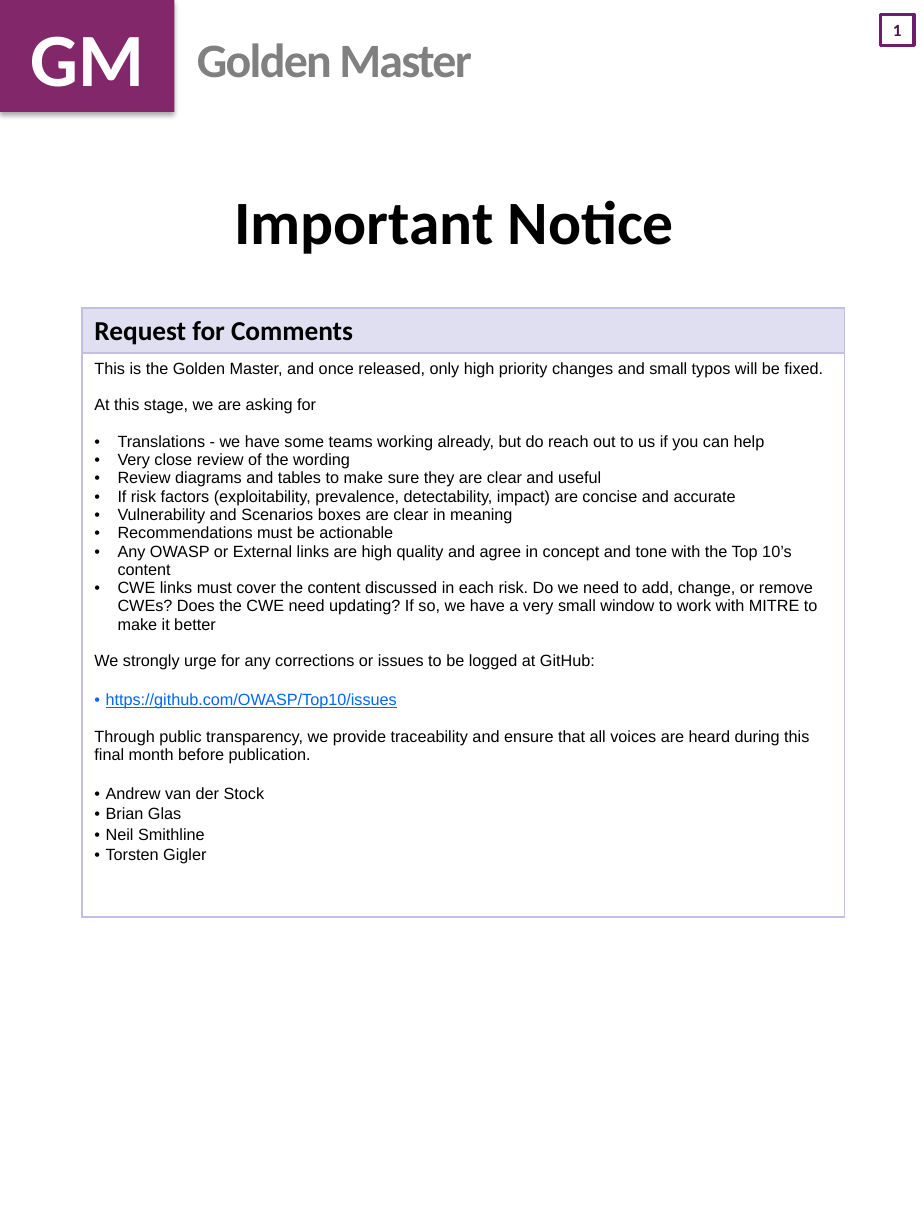
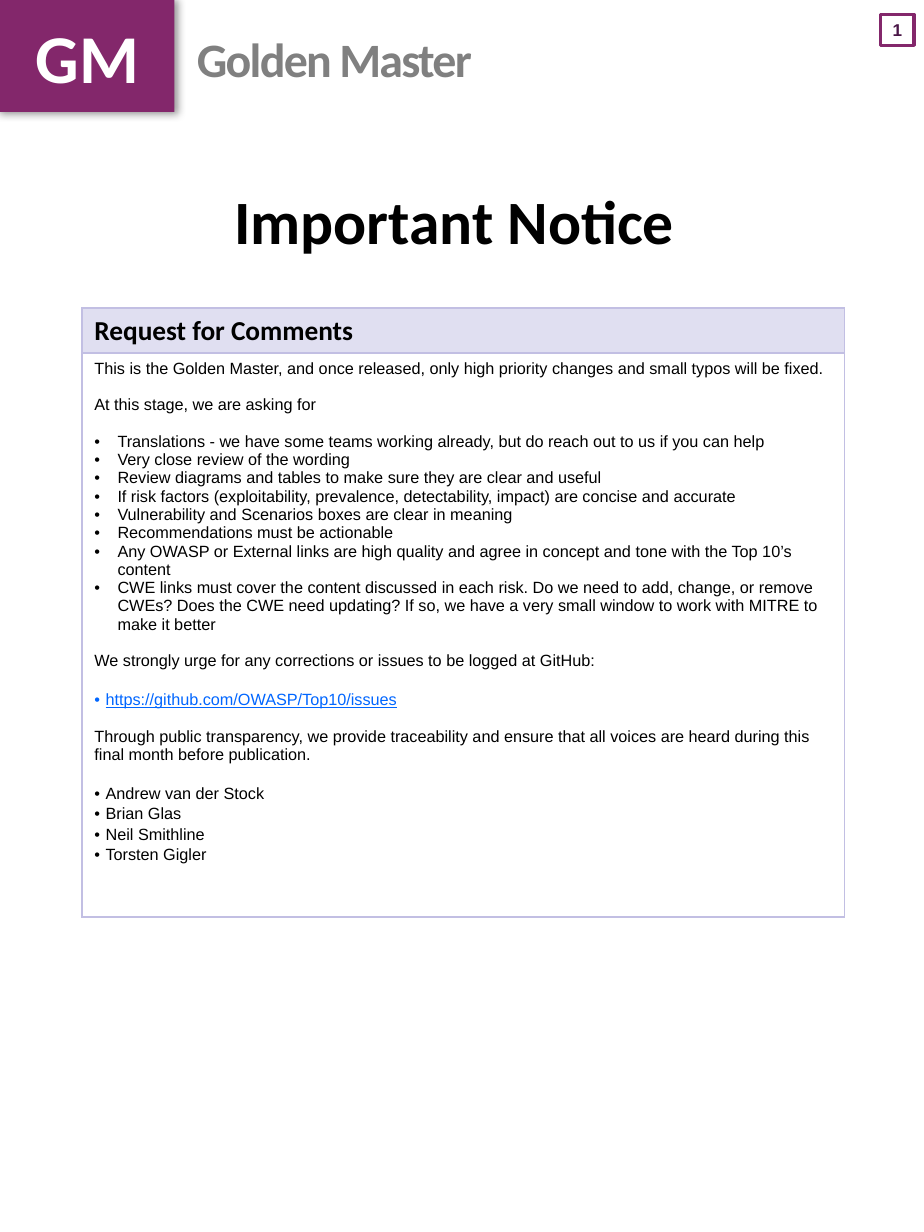
Before and after one commit to OWASP/Top10, a slide deck: slide 2 of 2017/OWASP Top 10 2017 GM (en).pptx. Drawn at 924x1232 pixels with LibreOffice and Linux fonts; fonts in the diff are those of the drawing. Boxes give left, top, right and bottom in pixels: in the first picture for what was removed or moved away, otherwise in the second. Text is boxed around its words. In the diff, an @@ line names an element or a change of style, - is before the commit and + after.

Commit message:
OWASP Top 10 2017 Golden Master
Regenerate final Golden Master docx, PDF, html, upload latest PPTX, etc.
General tidy up of Markdown.

```diff
--- a/2017/OWASP Top 10 2017 GM (en).pptx
+++ b/2017/OWASP Top 10 2017 GM (en).pptx
@@ text "GM" at box(0, 0, 175, 112): size 44 to 40 pt; shadow changed @@
@@ page number at box(881, 15, 915, 46): font Calibri to Arial; outline #6D1D6B 2 pt to #83276B 2 pt @@
```
Also in this commit, not shown: 26 other slides changed, 22 other files.
